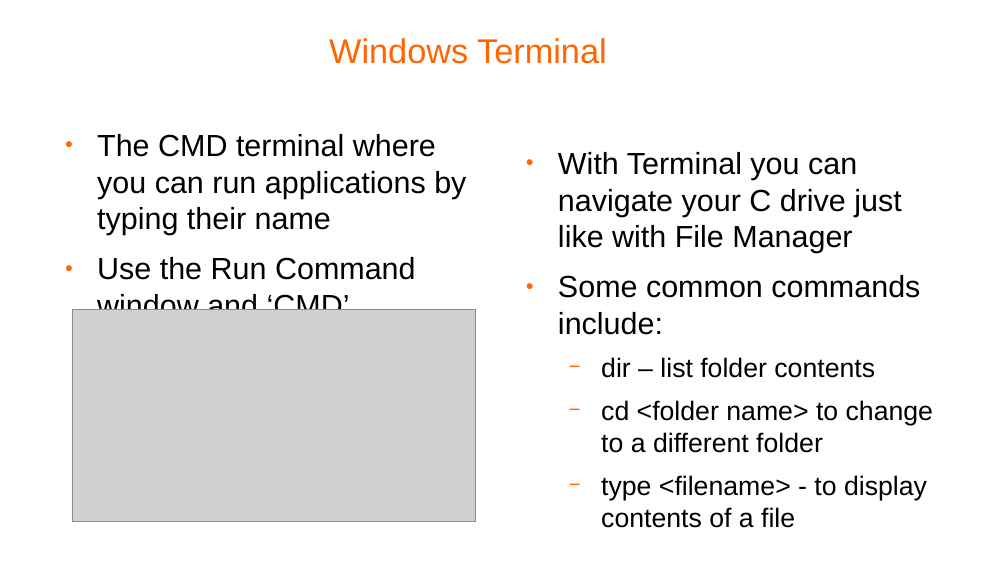
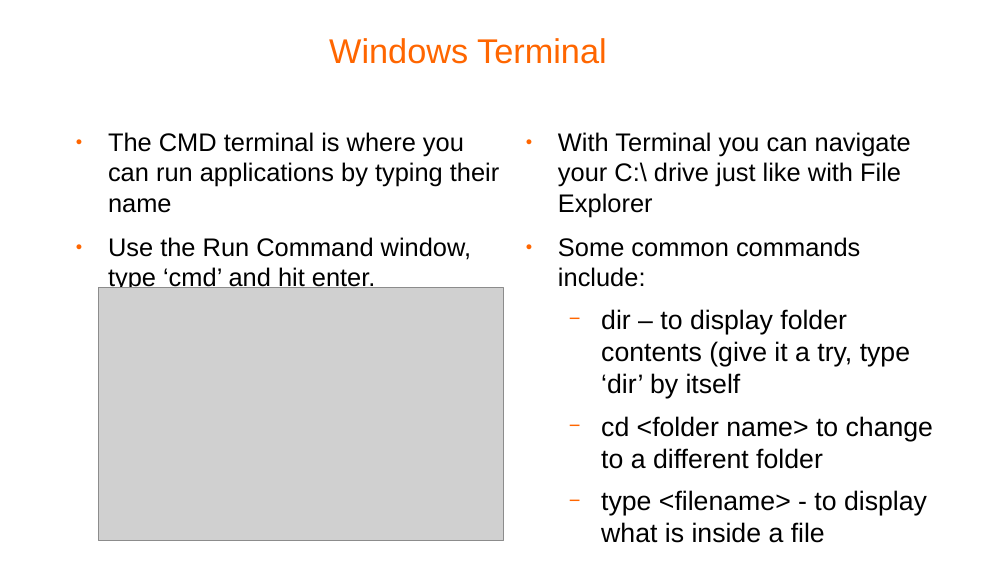
Before and after one commit to pellcorp/coding, a slide deck: slide 10 of docs/windows fundamentals.odp. Drawn at 1008x567 pixels with LibreOffice and Linux fonts; fonts in the diff are those of the drawing; grey boxes stand for pictures; background and template pictures are left out. Boxes give left, top, right and bottom in pixels: in the first picture for what was removed or moved away, otherwise in the second. Text is boxed around its words. In the diff, an @@ line names an element or a change of style, - is before the commit and + after.

```diff
--- a/docs/windows fundamentals.odp
+++ b/docs/windows fundamentals.odp
@@ text at (x1=108, y1=132, x2=499, y2=292): text changed; size 24 to 20 pt @@
-● The CMD terminal where you can run applications by typing their name
-● Use the Run Command window and ‘CMD’
+● The CMD terminal is where you can run applications by typing their name
+● Use the Run Command window, type ‘cmd’ and hit enter.
@@ text "With Terminal you can navigate ..." moved from (x1=558, y1=152, x2=933, y2=528) to (x1=558, y1=132, x2=933, y2=543) @@
@@ text at (x1=558, y1=132, x2=911, y2=217): text changed; size 24 to 20 pt @@
-● With Terminal you can navigate your C drive just like with File Manager
+● With Terminal you can navigate your C:\ drive just like with File Explorer
@@ text at (x1=558, y1=237, x2=860, y2=287): size 24 to 20 pt in "Some common commands include:" @@
@@ picture resized from (x1=72, y1=310, x2=476, y2=522) to (x1=99, y1=288, x2=504, y2=541) @@
@@ text at (x1=601, y1=309, x2=910, y2=398): text changed @@
-  − dir – list folder contents
+  − dir – to display folder contents (give it a try, type ‘dir’ by itself
@@ text at (x1=601, y1=490, x2=927, y2=543): text changed @@
-  − type <filename> - to display contents of a file
+  − type <filename> - to display what is inside a file
```
Also in this commit, not shown: 7 other slides changed, 1 slide removed, 1 other file.
